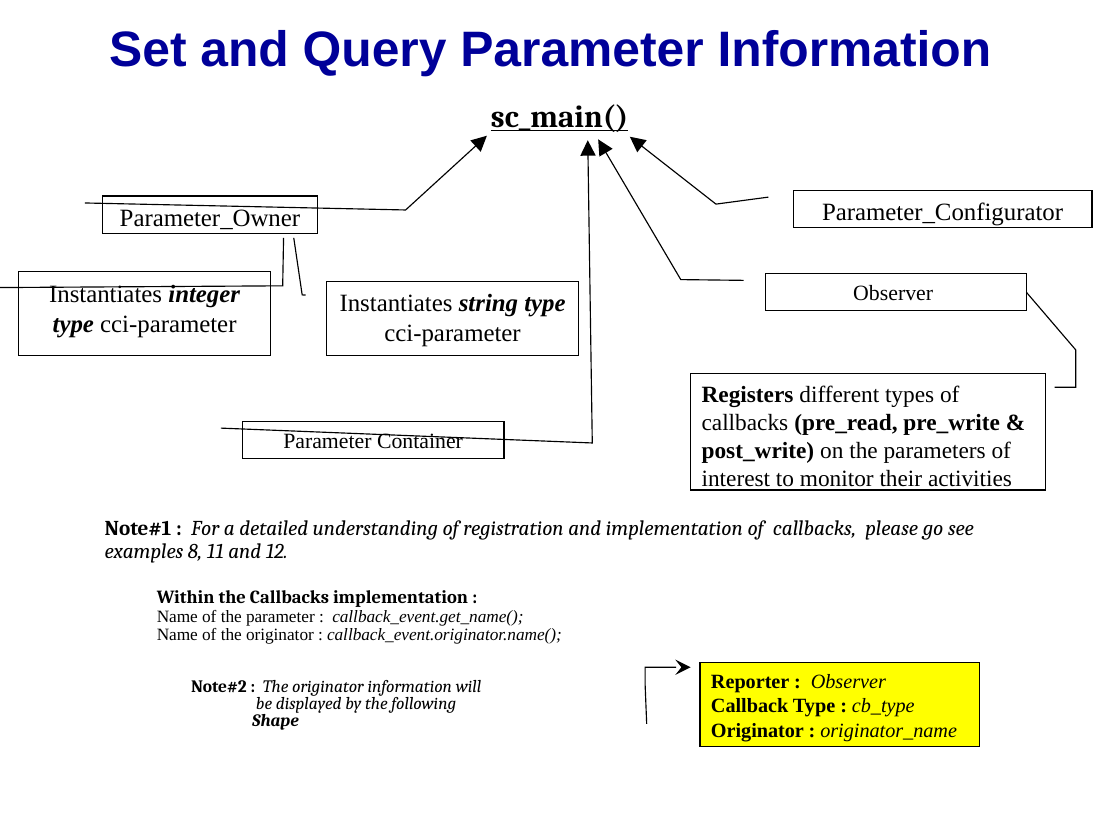
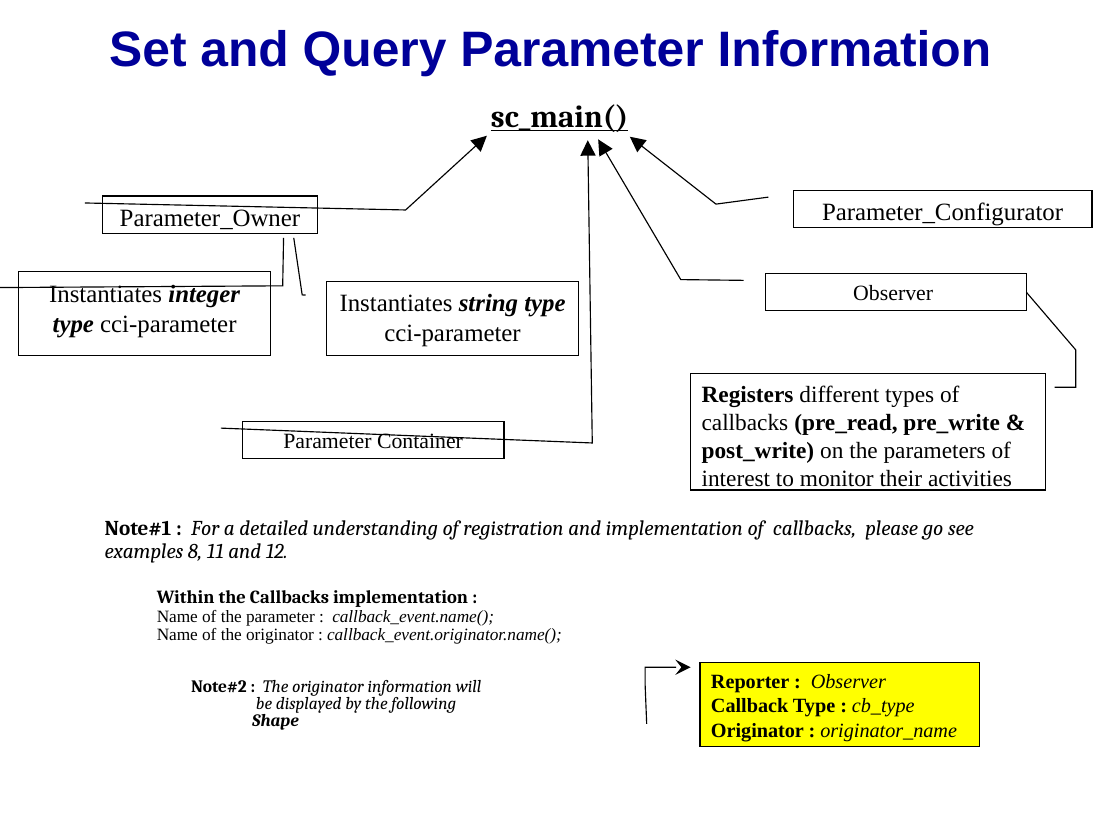
Before and after one commit to accellera-official/cci, a slide deck: slide 3 of examples/ex07_Parameter_Information/docs/ex07_Parameter_Information.ppt. Drawn at 1120x840 pixels with LibreOffice and Linux fonts; fonts in the diff are those of the drawing; background and template pictures are left out. Boxes give left, top, right and bottom in pixels: in the first picture for what was removed or moved away, otherwise in the second. Text is boxed around its words. In the diff, an @@ line names an element or a change of style, - is before the commit and + after.

Commit message:
Rename cci_param_if::get_name() to name()
Rename this query to conform with our naming guidelines and follow
SystemC conventions.

```diff
--- a/examples/ex07_Parameter_Information/docs/ex07_Parameter_Information.ppt
+++ b/examples/ex07_Parameter_Information/docs/ex07_Parameter_Information.ppt
@@ text at [157,590,562,644]: text changed @@
-Within the Callbacks implementation :
-Name of the parameter : callback_event.get_name();
-Name of the originator : callback_event.originator.name();
+Within the Callbacks implementation :
+Name of the parameter : callback_event.name();
+Name of the originator : callback_event.originator.name();
```
Also in this commit, not shown: 4 other slides changed, 52 other files.
